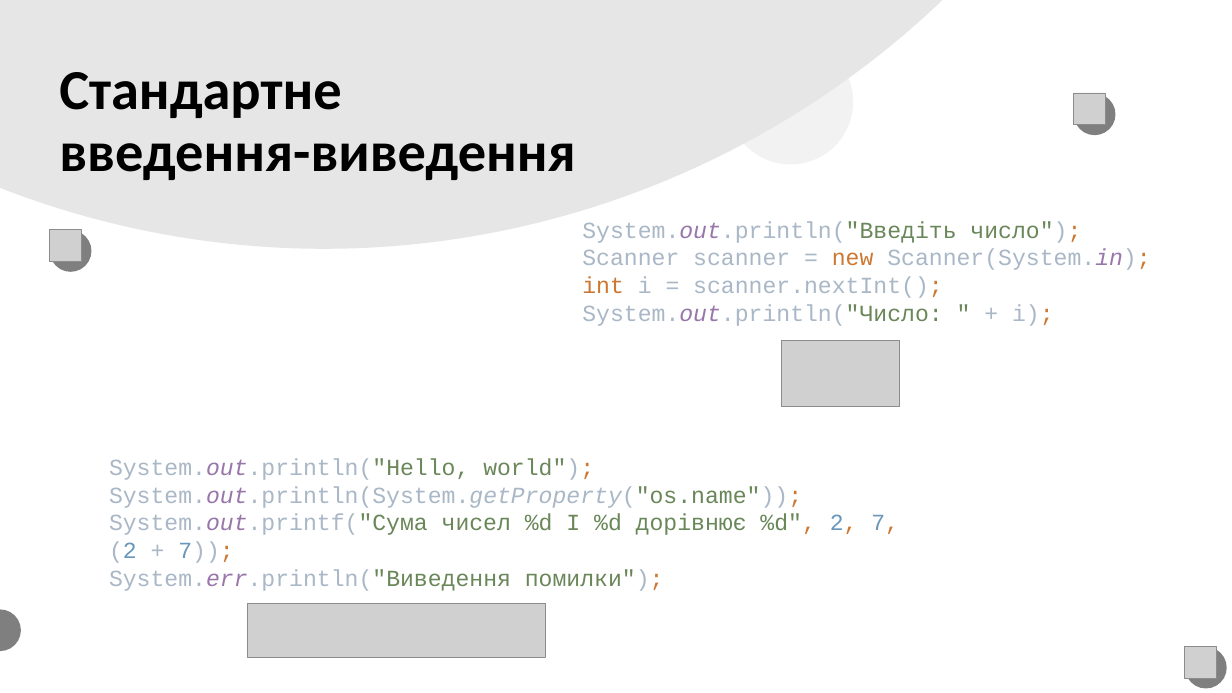
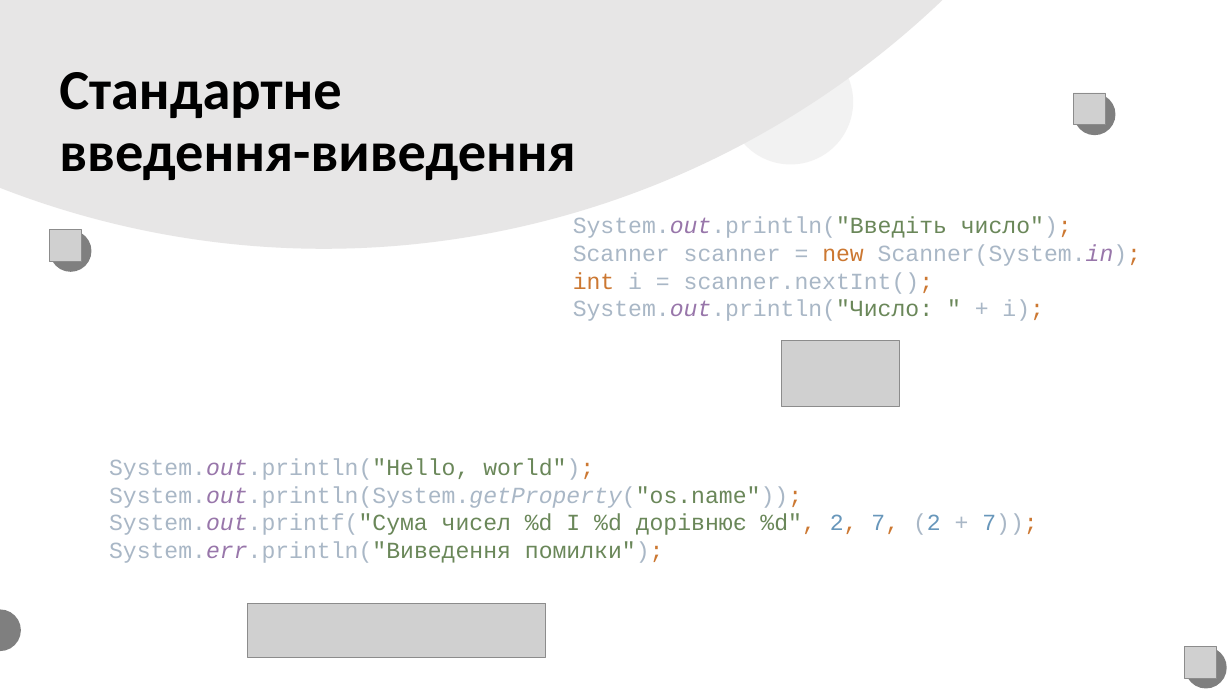
Before and after one commit to arg3ntuum/JavaCourse, a slide deck: slide 12 of Java Урок 1 Змінні. Перетворення типів.pptx. Drawn at 1232x693 pixels with LibreOffice and Linux fonts; fonts in the diff are those of the drawing; grey boxes stand for pictures; background and template pictures are left out. Boxes give left, top, right and bottom in pixels: in the first picture for what was removed or moved away, otherwise in the second. Text is boxed around its words. In the diff, an @@ line names an element or a change of style, - is before the commit and + after.

```diff
--- a/Java Урок 1 Змінні. Перетворення типів.pptx
+++ b/Java Урок 1 Змінні. Перетворення типів.pptx
@@ text "System.out.println("Введіть число"); Scanner scanner = ...": place and size @@
-text "System.out.println("Введіть число"); Scanner scanner = ..." at [582,221,1150,326]
+text "System.out.println("Введіть число"); Scanner scanner = ..." at [573,217,1141,321]
@@ text "System.out.println("Hello, world"); System.out.println(Syste ..." rewrapped from [109,458,899,591] to [109,458,1037,563] @@
```
Also in this commit, not shown: 4 other files.
